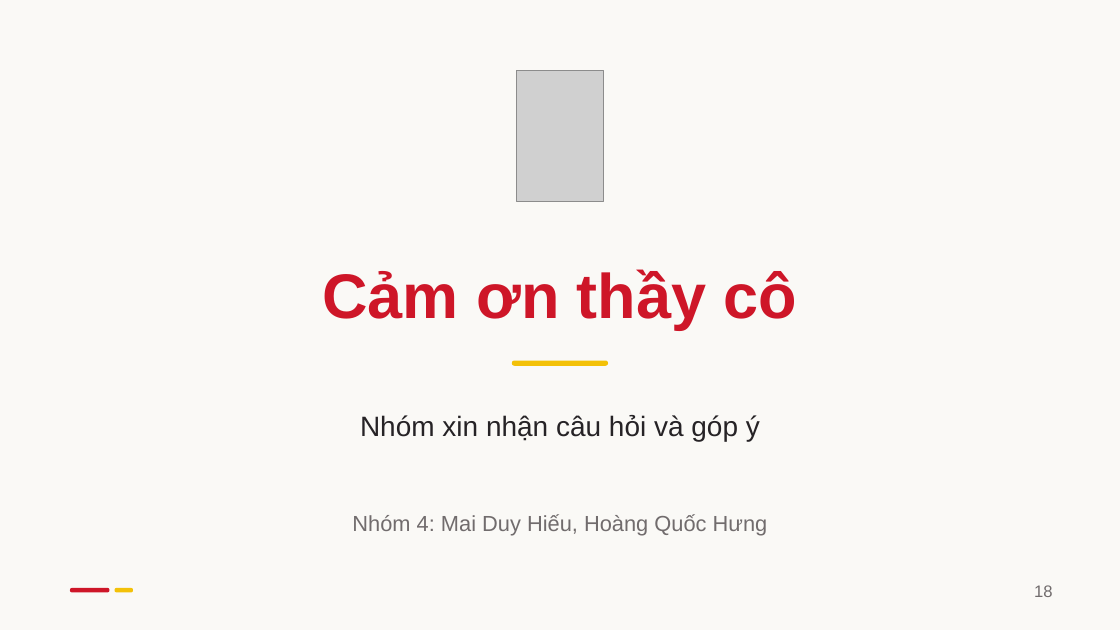
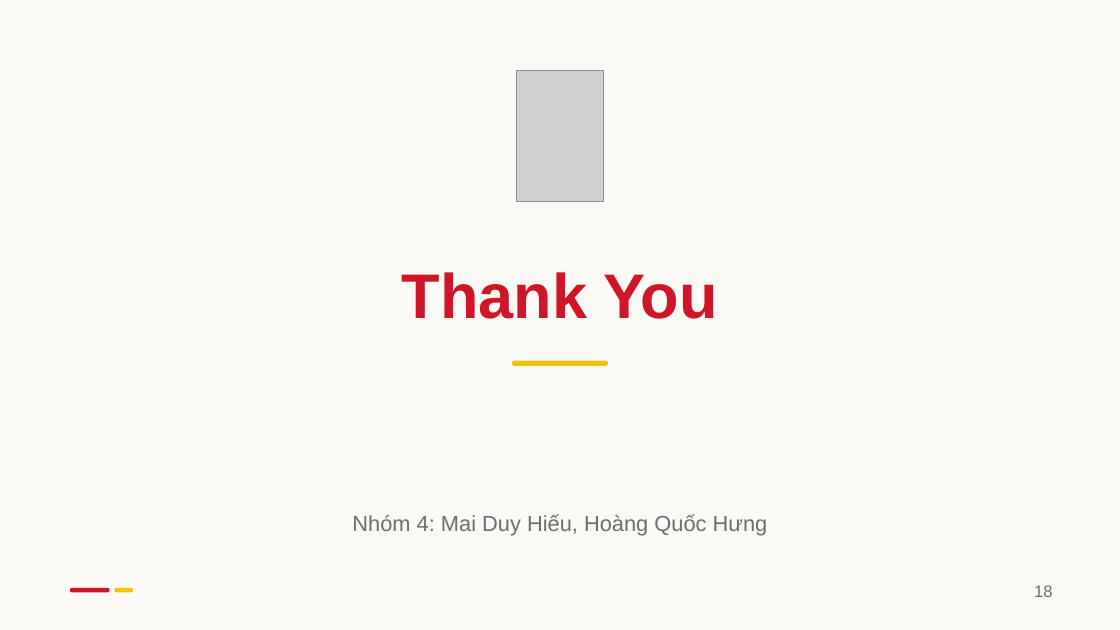
Before and after one commit to kudohieu1209/ET1-DA2, a slide deck: slide 18 of docs/report/slides/DA2_Bao_cao_HUST.pptx. Drawn at 1120x630 pixels with LibreOffice and Linux fonts; fonts in the diff are those of the drawing; grey boxes stand for pictures. Boxes give left, top, right and bottom in pixels: in the first picture for what was removed or moved away, otherwise in the second. Text is boxed around its words. In the diff, an @@ line names an element or a change of style, - is before the commit and + after.

```diff
--- a/docs/report/slides/DA2_Bao_cao_HUST.pptx
+++ b/docs/report/slides/DA2_Bao_cao_HUST.pptx
@@ text at (402, 272, 718, 319): text changed @@
-Cảm ơn thầy cô
+Thank You
@@ text removed at (360, 415, 760, 441) @@
-Nhóm xin nhận câu hỏi và góp ý
```
Also in this commit, not shown: 8 other slides changed, 4 slides added, 7 slides removed, 7 other files.
